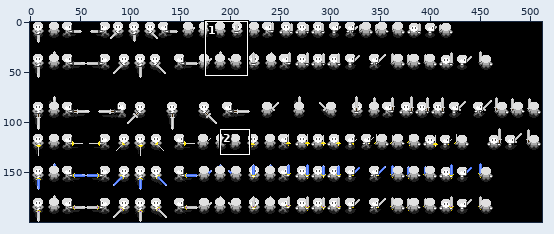
Two states of a sprite sheet, res/VISUAL_DATA/PLAYER/PLAYER_MALE/player_male_swordsheet_noarmor.png. The picture above shows the old version from afar; the outline marks the close-up.
Close-up. The starting point:
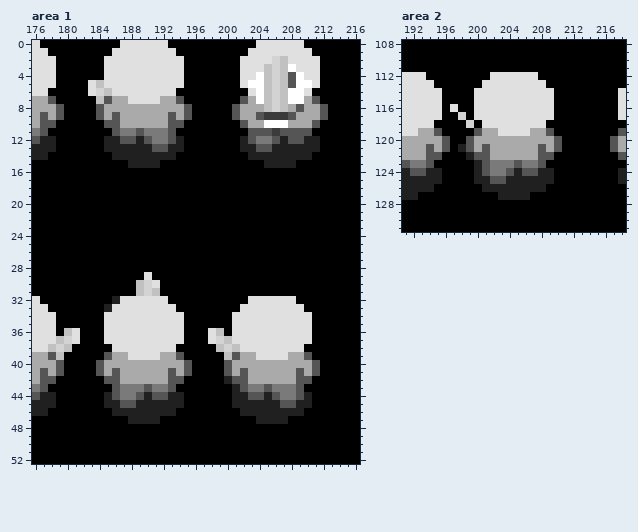
The file is 512x200 pixels. Colours within 5 levels of each other are drawn and written as one. Shown: area 1: x 176..216, y 0..52; area 2: x 191..218, y 108..131. The commit also changed other parts of the picture, which this record leaves out.
The same view after the edit:
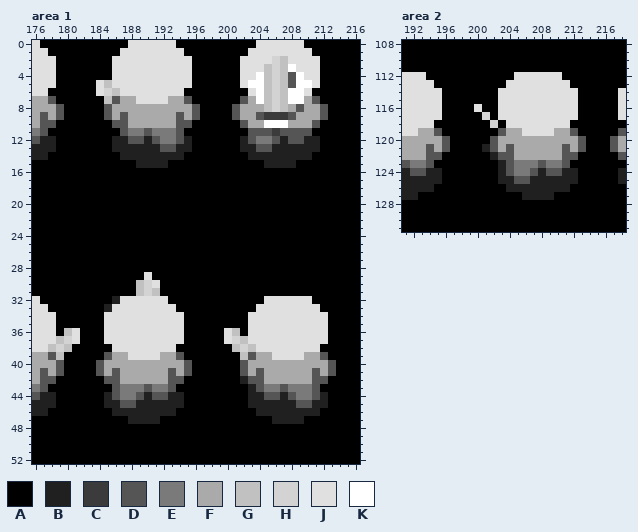
Palette (. is transparent): A #000000  B #202020  C #3b3b3b  D #555555  E #7a7a7a  F #aaaaaa  G #c1c1c1  H #d3d3d3  J #e0e0e0  K #ffffff
What changed:
Changed rows in their new state; - is an unchanged pixel.
Area 1:
first column x 183:
 0 ----A-----J---
 1 ---A-------J--
 2 --A---------J-
 3 --A---------J-
 4 --A---------J-
 5 AJG---------J-
 6 AJHG-------J--
 7 -AGD-F---J-FD-
 8 -AD---------FD
 9 -ADFD-----FDFD
10 --A-D-----F-D-
11 ---AD-ED--ED--
12 --A-B-DBD-EDB-
13 --A-----B-D-B-
14 ---A-------B--
15 -----A---B----
first column x 198:
32 -----AA----JJ---
33 ----AA------JJ--
34 ---AA--------JJ-
35 ---AA--------JJ-
36 AAJGA--------JJ-
37 AAJHG--------JJ-
38 -AA-HG------JJ--
39 --AAGDFF--JJFFD-
40 --AAD--------FFD
41 --AA--D----F--FD
42 --AABDD----FFDD-
43 ---AABDE-D-EED--
44 ---AABBD-BDEEDB-
45 ---AA----BBDDBB-
46 ----AA------BB--
47 ------AA--BB----
Area 2:
first column x 197:
112 -----AAA---JJJ---
113 ----AAA-----JJJ--
114 ---AAA-------JJJ-
115 ---AAA-------JJJ-
116 A---AA-------JJJ-
117 -A-AHA-------JJJ-
118 --A-AHA-----JJJ--
119 ---AAADFF-JJJFFD-
120 --AAAD-------FFFD
121 -AAABD-D---F-FDFD
122 --AAABDD---FFFDD-
123 ---AAABDE---EED--
124 ---AAAB-EE--DDBB-
125 ---AAAB-DD---BBB-
126 ----AAA-----BBB--
127 ------AAA-BBB----
Pixel boxes of the changes (left, top, right, bottom) in both close-ups:
changed: (88, 40, 200, 168)
changed: (208, 296, 336, 424)
changed: (450, 72, 586, 200)
